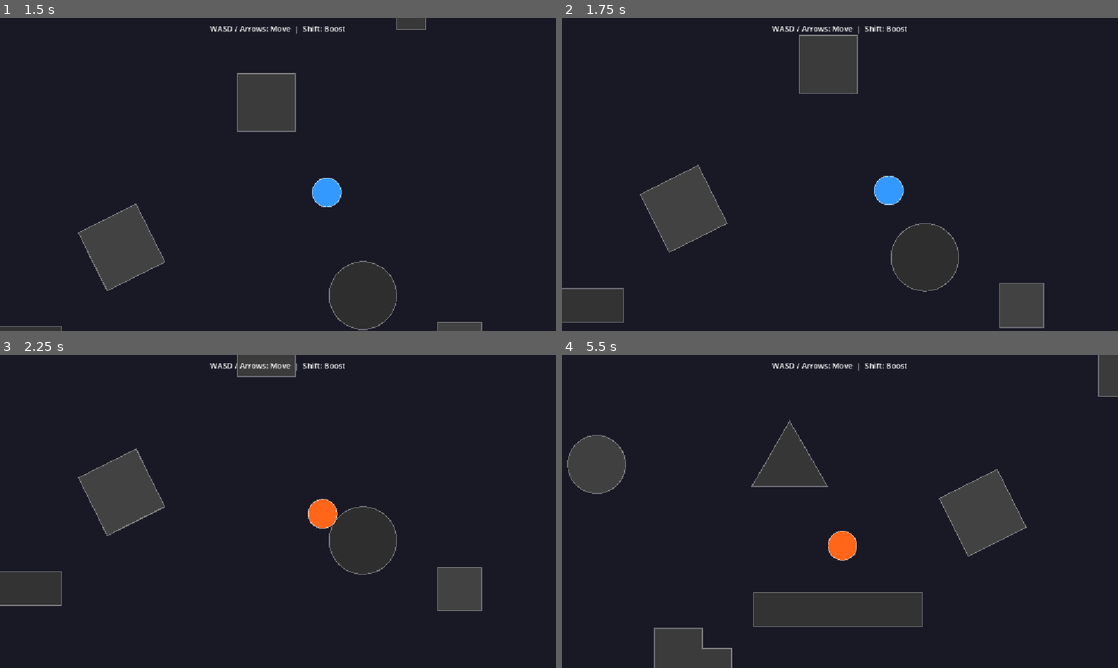
Above: before the commit, frames 1-4 (two rows, left to right).
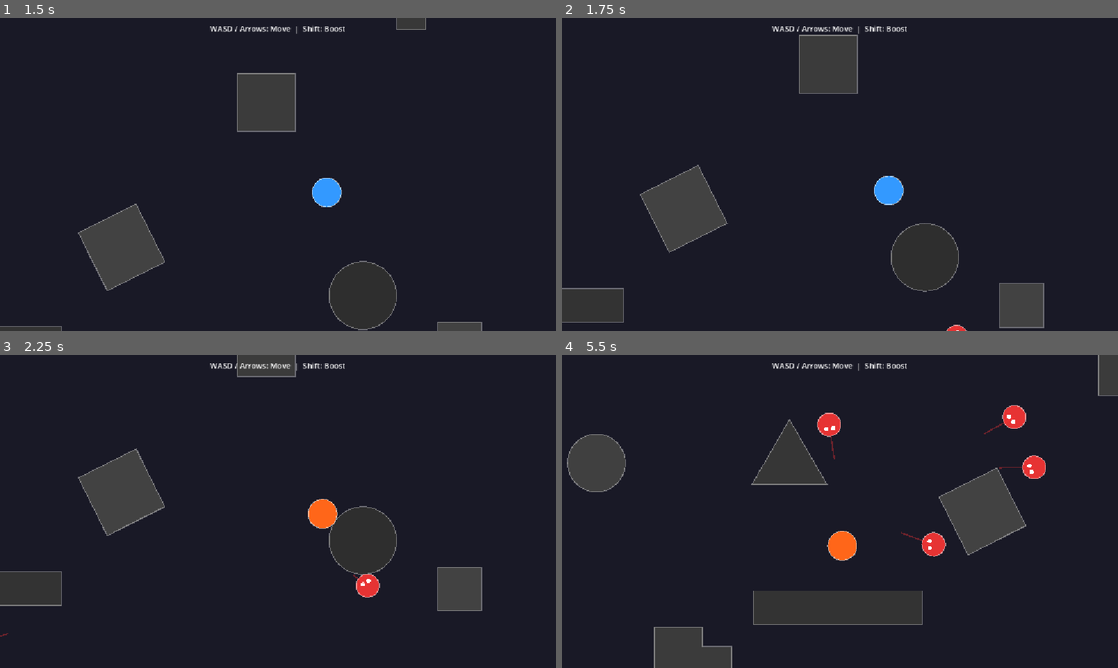
Above: after the commit, the same moments.

Repository: htoopyaelinn56/demo-godot
Game: Godot game, scene res://scenes/main.tscn
Same seed, same stepped clock (60 frames per second), same inputs: the game is played once before the commit and once after it.
Inputs:
- Up to frame 1 (1.5 s): tap Enter at 0.5 s; hold Right (ui_right) 0.53-1.28 s; hold Shift 0.53-1.28 s; hold Down (ui_down) from 1.28 s (still down); tap Shift at 1.35 s
- Up to frame 2 (1.75 s): keep holding Down (ui_down)
- Up to frame 3 (2.25 s): release Down (ui_down) at 2.03 s; hold Right (ui_right) from 2.03 s (still down); hold Shift from 2.03 s (still down)
- Up to frame 4 (5.5 s): release Right (ui_right) at 2.78 s; release Shift at 2.78 s; hold Up (ui_up) 2.78-3.53 s; tap Shift at 2.85, 4.35 s; hold Shift 3.53-4.28 s; hold Left (ui_left) 3.53-5.03 s; hold Down (ui_down) from 5.03 s (still down); hold Shift from 5.03 s (still down)

Frame 1 is identical in both runs. In frame 2, less than 0.1% of the frame differs, in the area x 69-73%, y 98-100%; in frame 3, 0.3%; in frame 4, 2.5%, in the area x 0-100%, y 12-94%.

Commit message:
Add enemy NPCs with navigation and spawner
Introduce enemy NPCs and navigation infrastructure: add an Enemy scene (CharacterBody2D) and enemy_shape resource, plus scripts/enemy.gd implementing NavigationAgent2D-driven pathfinding, debug drawing, and movement. Add nav_region.gd to generate a NavigationPolygon from WORLD_SIZE and existing obstacles. Add main.gd to spawn enemies at predefined spawn points and update main.tscn to include the NavigationRegion2D and hook the new scripts. Minor project.godot update (autoload section added).

Diff:
--- a/project.godot
+++ b/project.godot
@@ -31,3 +31,5 @@
 [rendering]
 
 rendering_device/driver.windows="d3d12"
+
+[autoload]
--- /dev/null
+++ b/resources/enemy_shape.tres
@@ -0,0 +1,4 @@
+[gd_resource type="CircleShape2D" format=3]
+
+[resource]
+radius = 24.0
--- /dev/null
+++ b/scenes/enemy.tscn
@@ -0,0 +1,12 @@
+[gd_scene format=3]
+
+[ext_resource type="Script" path="res://scripts/enemy.gd" id="1_7p1mj"]
+[ext_resource type="Shape2D" path="res://resources/enemy_shape.tres" id="2_md0e3"]
+
+[node name="root" type="CharacterBody2D" unique_id=1196146178]
+script = ExtResource("1_7p1mj")
+
+[node name="CollisionShape2D" type="CollisionShape2D" parent="." unique_id=1350714481]
+shape = ExtResource("2_md0e3")
+
+[node name="NavigationAgent2D" type="NavigationAgent2D" parent="." unique_id=1043466239]
--- a/scenes/main.tscn
+++ b/scenes/main.tscn
@@ -1,12 +1,15 @@
-[gd_scene load_steps=4 format=3 uid="uid://main2d"]
+[gd_scene format=3 uid="uid://main2d"]
 
+[ext_resource type="Script" uid="uid://b5ffwsvolimmb" path="res://scripts/main.gd" id="1_jyhfs"]
 [ext_resource type="Script" uid="uid://dn7mmv7suatk3" path="res://scripts/player.gd" id="1_player"]
 [ext_resource type="Script" uid="uid://b6b0t8i1jxxss" path="res://scripts/obstacles.gd" id="2_obstacles"]
+[ext_resource type="Script" uid="uid://eocdjr12ielv" path="res://scripts/nav_region.gd" id="3_sugp2"]
 
 [sub_resource type="CircleShape2D" id="CircleShape2D_player"]
 radius = 30.0
 
 [node name="Main" type="Node2D" unique_id=1143219108]
+script = ExtResource("1_jyhfs")
 
 [node name="WorldBackground" type="ColorRect" parent="." unique_id=102113323]
 offset_right = 2000.0
@@ -20,7 +23,7 @@
 position = Vector2(1000, 1000)
 script = ExtResource("1_player")
 
-[node name="CollisionShape2D" type="CollisionShape2D" parent="Player"]
+[node name="CollisionShape2D" type="CollisionShape2D" parent="Player" unique_id=1528300489]
 shape = SubResource("CircleShape2D_player")
 
 [node name="Camera2D" type="Camera2D" parent="Player" unique_id=158795505]
@@ -38,6 +41,8 @@
 anchors_preset = 15
 anchor_right = 1.0
 anchor_bottom = 1.0
+grow_horizontal = 2
+grow_vertical = 2
 mouse_filter = 2
 
 [node name="Label" type="Label" parent="HUD/UI" unique_id=796530801]
@@ -50,3 +55,6 @@
 offset_bottom = 40.0
 text = "WASD / Arrows: Move  |  Shift: Boost"
 horizontal_alignment = 1
+
+[node name="Navigation" type="NavigationRegion2D" parent="." unique_id=343039817]
+script = ExtResource("3_sugp2")
--- /dev/null
+++ b/scripts/enemy.gd
@@ -0,0 +1,51 @@
+extends CharacterBody2D
+
+const SPEED  = 200.0
+const RADIUS = 24.0
+const REPATH_INTERVAL = 0.3
+
+const BODY_COLOR  = Color(0.9, 0.2, 0.2)
+const OUTLINE_COLOR = Color(1.0, 0.8, 0.8, 0.6)
+const PATH_COLOR  = Color(1.0, 0.2, 0.2, 0.35)
+
+var _player: Node2D
+var _repath_timer := 0.0
+
+@onready var _agent: NavigationAgent2D = $NavigationAgent2D
+
+func _ready() -> void:
+	var scene := get_tree().current_scene
+	if scene:
+		_player = scene.get_node_or_null("Player")
+	_agent.radius = RADIUS
+
+func _draw() -> void:
+	draw_circle(Vector2.ZERO, RADIUS, BODY_COLOR)
+	draw_arc(Vector2.ZERO, RADIUS, 0.0, TAU, 48, OUTLINE_COLOR, 2.0)
+	var look := Vector2.RIGHT
+	if _player and is_instance_valid(_player):
+		look = (_player.global_position - global_position).normalized()
+	for side in [-1.0, 1.0]:
+		var base := Vector2(look.x * 8.0 - look.y * 7.0 * side, look.y * 8.0 + look.x * 7.0 * side)
+		draw_circle(base, 4.5, Color.WHITE)
+	if not _agent.is_navigation_finished():
+		var next := to_local(_agent.get_next_path_position())
+		draw_line(Vector2.ZERO, next.limit_length(RADIUS * 3.0), PATH_COLOR, 3.0)
+
+func _physics_process(delta: float) -> void:
+	if Engine.is_editor_hint():
+		return
+	if not _player or not is_instance_valid(_player):
+		return
+
+	_repath_timer -= delta
+	if _repath_timer <= 0.0:
+		_repath_timer = REPATH_INTERVAL
+		_agent.target_position = _player.global_position
+
+	if not _agent.is_navigation_finished():
+		var dir := global_position.direction_to(_agent.get_next_path_position())
+		velocity = dir * SPEED
+		move_and_slide()
+
+	queue_redraw()
--- /dev/null
+++ b/scripts/main.gd
@@ -0,0 +1,18 @@
+extends Node2D
+
+const ENEMY_SCENE := preload("res://scenes/enemy.tscn")
+
+const SPAWN_POINTS: Array[Vector2] = [
+	Vector2(300, 400),
+	Vector2(1700, 300),
+	Vector2(500, 1800),
+	Vector2(1800, 1750),
+]
+
+func _ready() -> void:
+	if Engine.is_editor_hint():
+		return
+	for pos in SPAWN_POINTS:
+		var enemy := ENEMY_SCENE.instantiate()
+		enemy.position = pos
+		add_child(enemy)
--- /dev/null
+++ b/scripts/nav_region.gd
@@ -0,0 +1,49 @@
+extends NavigationRegion2D
+
+const WORLD_SIZE = Vector2(2000.0, 2000.0)
+const MARGIN = 40.0
+const ARC_SEGMENTS = 24
+
+var _obstacles: Array = preload("res://scripts/obstacles.gd").OBSTACLES
+
+func _ready() -> void:
+	if Engine.is_editor_hint():
+		return
+
+	var poly := NavigationPolygon.new()
+	poly.add_outline(PackedVector2Array([
+		Vector2(MARGIN, MARGIN),
+		Vector2(WORLD_SIZE.x - MARGIN, MARGIN),
+		Vector2(WORLD_SIZE.x - MARGIN, WORLD_SIZE.y - MARGIN),
+		Vector2(MARGIN, WORLD_SIZE.y - MARGIN),
+	]))
+
+	for obs in _obstacles:
+		var outline := _obstacle_outline(obs)
+		if outline.size() >= 3:
+			outline.reverse()
+			poly.add_outline(outline)
+
+	poly.make_polygons_from_outlines()
+	navigation_polygon = poly
+
+func _obstacle_outline(obs: Dictionary) -> PackedVector2Array:
+	var pts := PackedVector2Array()
+	match obs["type"]:
+		"rect":
+			var half: Vector2 = obs["size"] / 2.0
+			var pos: Vector2 = obs["pos"]
+			pts.append(pos + Vector2(-half.x, -half.y))
+			pts.append(pos + Vector2(half.x, -half.y))
+			pts.append(pos + Vector2(half.x, half.y))
+			pts.append(pos + Vector2(-half.x, half.y))
+		"circle":
+			var pos: Vector2 = obs["pos"]
+			var radius: float = obs["radius"]
+			for i in ARC_SEGMENTS:
+				var a := TAU * float(i) / float(ARC_SEGMENTS)
+				pts.append(pos + Vector2(cos(a), sin(a)) * radius)
+		"polygon":
+			for p: Vector2 in obs["points"]:
+				pts.append(obs["pos"] + p)
+	return pts
Not shown, added: scripts/enemy.gd.uid
Not shown, added: scripts/main.gd.uid
Not shown, added: scripts/nav_region.gd.uid
